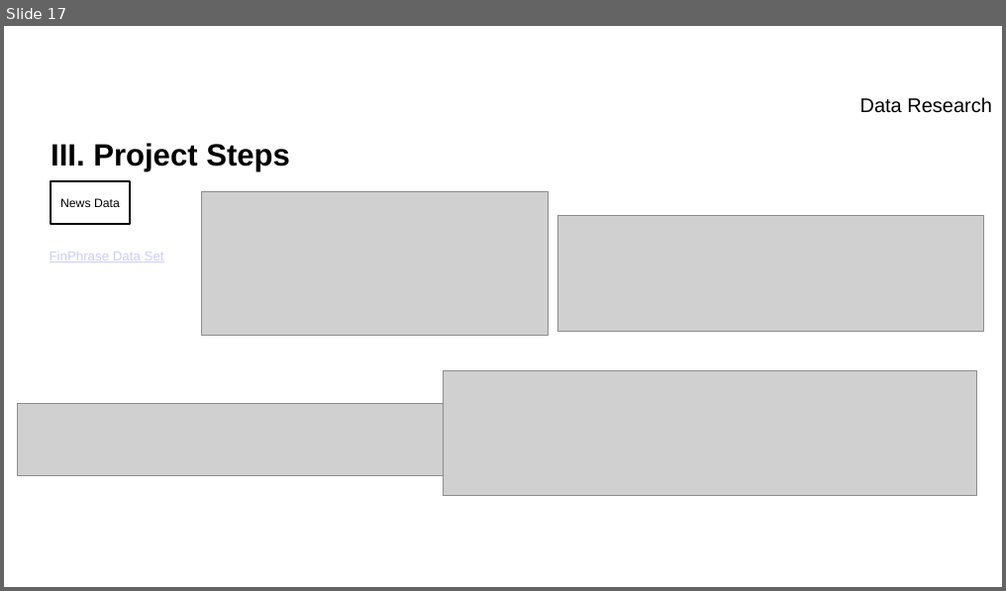
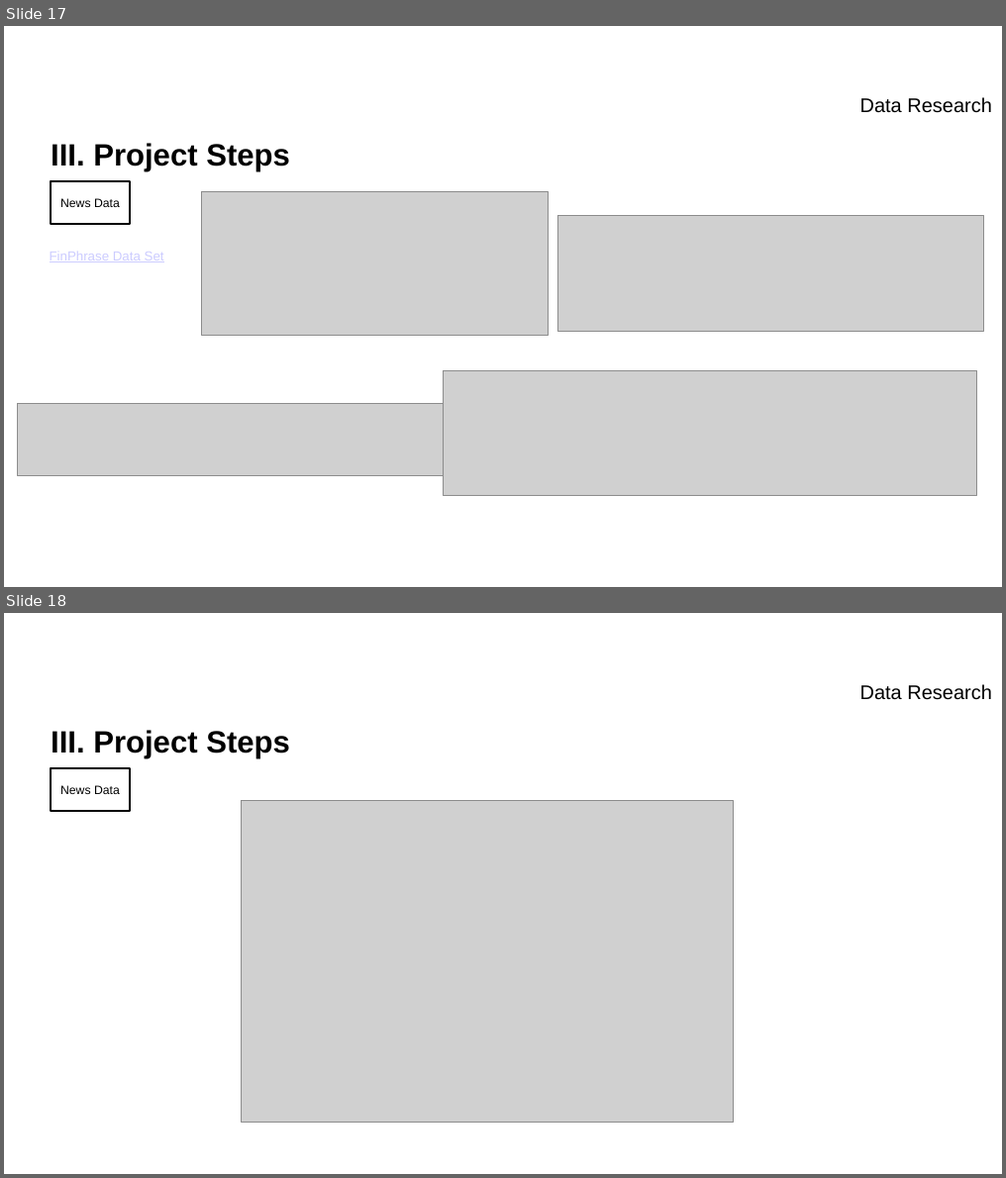
Before and after one commit to RobertHennings/OpenCampus_Sentiment_Project, a slide deck: Summary/SentimentAnalysisFinal.pptx. Shown one above the other, each under a label of ours: slide 17 before the commit, slides 17 and 18 after it. The pictures are 1006x591 and 1006x1178 pixels, drawn with LibreOffice and Linux fonts; fonts in the diff are those of the drawing; grey boxes stand for pictures; background and template pictures are left out. Boxes give left, top, right and bottom in pixels: in the first picture for what was removed or moved away, otherwise in the second. Text is boxed around its words. In the diff, an @@ line names an element or a change of style, - is before the commit and + after.

```diff
--- a/Summary/SentimentAnalysisFinal.pptx
+++ b/Summary/SentimentAnalysisFinal.pptx
@@ slide 18 added at [4, 613, 1002, 1174], background #FFFFFF @@
@@ text added at [860, 684, 992, 700], 18 pt, text #000000 @@
+Data Research
@@ text added at [51, 730, 290, 759], 28 pt, text #000000, bold @@
+III. Project Steps
@@ rectangle added at [51, 769, 130, 811], outline #000000 2 pt, 11 pt, text #000000 @@
+News Data
@@ picture added at [242, 801, 734, 1122] @@
```
Also in this commit, not shown: 5 slides changed, 4 other slides added, 1 slide removed, 1 other file.
